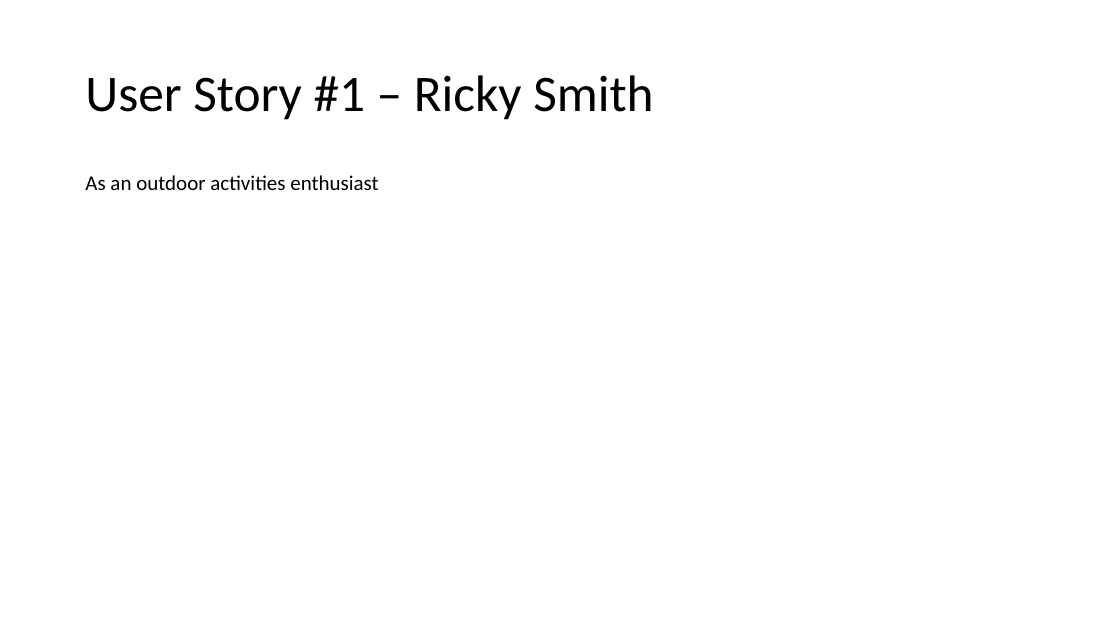
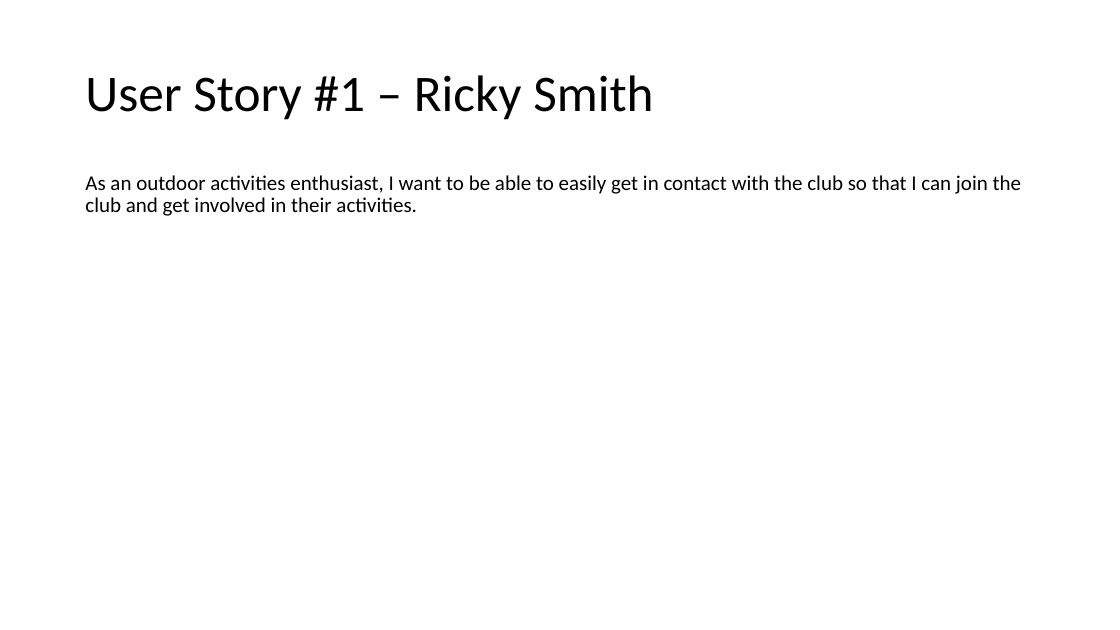
Before and after one commit to benkelly2/KV6002, a slide deck: slide 13 of KV6002_21 TOR Presentation.pptx. Drawn at 1120x630 pixels with LibreOffice and Linux fonts; fonts in the diff are those of the drawing. Boxes give left, top, right and bottom in pixels: in the first picture for what was removed or moved away, otherwise in the second. Text is boxed around its words. In the diff, an @@ line names an element or a change of style, - is before the commit and + after.

```diff
--- a/KV6002_21 TOR Presentation.pptx
+++ b/KV6002_21 TOR Presentation.pptx
@@ text at (85,175,1021,216): text changed @@
-As an outdoor activities enthusiast
+As an outdoor activities enthusiast, I want to be able to easily get in contact with the club so that I can join the club and get involved in their activities.
```
Also in this commit, not shown: 5 other slides changed, 1 slide added.
